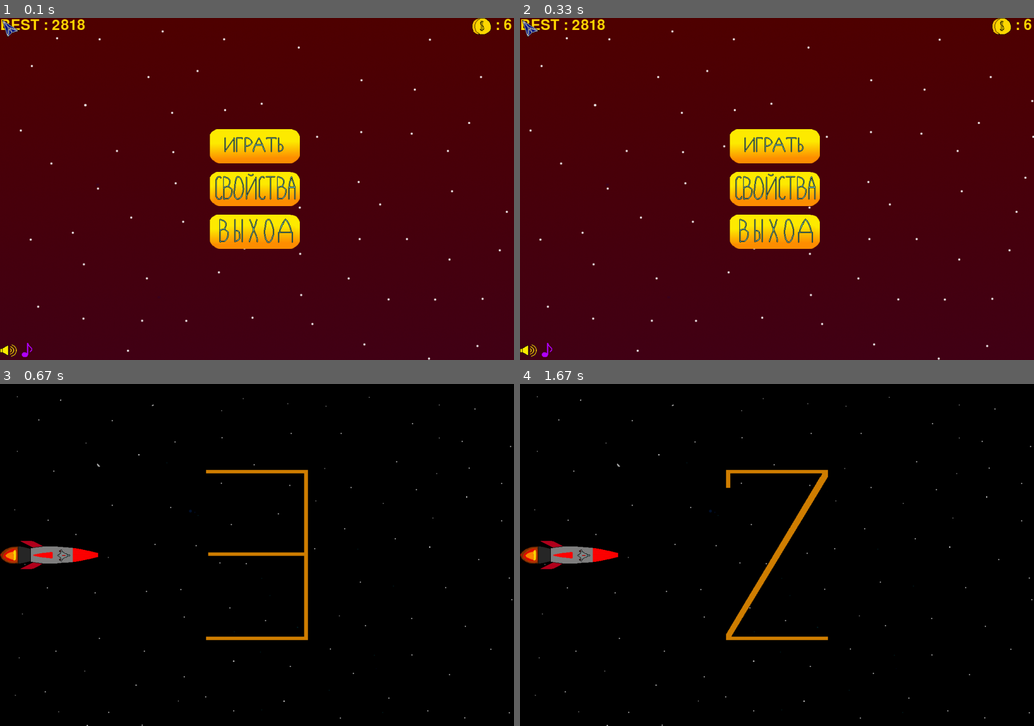
Above: before the commit, frames 1-4 (two rows, left to right).
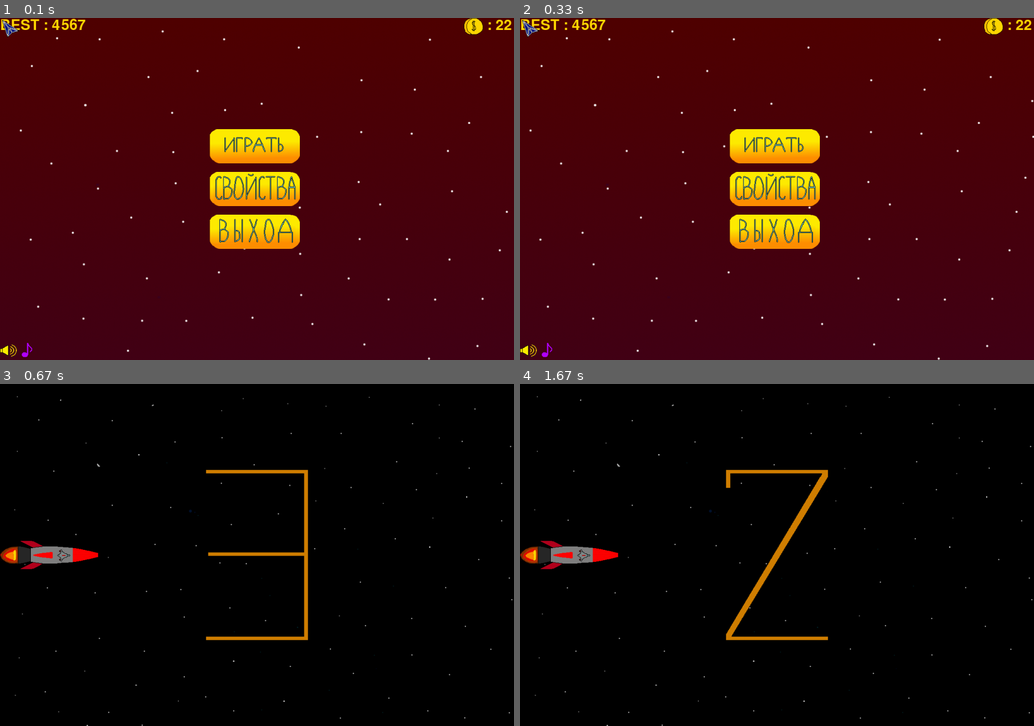
Above: after the commit, the same moments.

Repository: PismerovKir/YandexPygameProject
Game: pygame game, started from Тест прога.py
The game is run twice, just before and just after one commit, with the same random seed, the same clock (stepped at 60 frames per second) and the same inputs.
Inputs (mouse positions are in pixels of both pictures, inside the frame that each line leads up to):
- Up to frame 1 (0.1 s): no input
- Up to frame 2 (0.33 s): no input
- Up to frame 3 (0.67 s): click (257, 513) at 0.38 s
- Up to frame 4 (1.67 s): no input

The runs differ from the first frame. In frame 1, 0.4% of the frame differs, in the area x 10-100%, y 0-5%; in frame 2, 0.4%; in frame 3, nothing differs; in frame 4, nothing differs.

Commit message:
Половина комментов проги

Diff:
--- a/data/gamedata.txt
+++ b/data/gamedata.txt
@@ -1,5 +1,5 @@
-2818
-    6
+4567
+    22
     0
     2
     5
--- a/Тест прога.py
+++ b/Тест прога.py
@@ -1,9 +1,10 @@
+# Загрузка нужных библиотек
 import pygame
 import os
 import random
 
 pygame.init()
-
+# Список файлов, нужных для запуска программы
 files = ['alien.png', 'alienbang.wav', 'alienbang1.png', 'alienbang2.png', 'alienbang3.png', 'alienbang4.png',
          'alienbang5.png', 'alienpew.wav', 'body.png', 'ButtoContinue.png', 'ButtonContinue.png',
          'ButtonExit.png', 'ButtonGoBack.png', 'ButtonMenu.png', 'ButtonMusicOff.png', 'ButtonMusicOn.png',
@@ -20,6 +21,7 @@
 
 notfound = []
 OK = True
+#Попытка открыть все файлы, в случае неудчи игра не запуститься
 for elem in files:
     try:
         file = open(f'data/{elem}', 'r')
@@ -28,6 +30,7 @@
         notfound.append(elem)
 
 if OK:
+    #Глобальные переменные
     WIDTH = 1200
     HEIGHT = 800
     FPS = 100
@@ -42,6 +45,7 @@
     MUSIC = True
     SOUND = True
 
+    # Вспомогательные действия с окном, загрузка звуков и музыки
     pygame.mouse.set_visible(False)
 
     screen = pygame.display.set_mode((WIDTH, HEIGHT))
@@ -72,7 +76,7 @@
 
     meteorbangplayer = pygame.mixer.Sound('data/meteorbangplayer.wav')
 
-
+    # Функция для загрузки картинки
     def load_image(name, color_key=None):
         fullname = os.path.join('data', name)
         image = pygame.image.load(fullname)
@@ -89,12 +93,14 @@
     pygame.display.set_icon(load_image('minKorabl.png'))
 
 
+    # Класс космического корабля
     class SpaceShip(pygame.sprite.Sprite):
         def __init__(self):
             pygame.sprite.Sprite.__init__(self)
 
             global LEVEL_DMG, LEVEL_SPD, LEVEL_SPEED
 
+            # Загрузка всех его картинок для анимации
             self.imageRight1 = load_image('korablRight1.png')
             self.imageLeft1 = load_image('korablLeft1.png')
             self.image1 = load_image('korabl1.png')
@@ -106,6 +112,7 @@
             self.imageRight = self.imageRight1
             self.imageLeft = self.imageLeft1
 
+            # Счетчик для анимации
             self.counter = 0
 
             self.image.set_colorkey(BLACK)
@@ -113,13 +120,16 @@
             self.rect.x = 0
             self.rect.centery = HEIGHT / 2
 
+            # Характеристики корабля
             self.speed = 2 + LEVEL_SPD
             self.health = 5 + LEVEL_DUR
+            # Счетчик для стрельбы корабля
             self.prev_shot = 0
             self.mask = pygame.mask.from_surface(self.image)
 
+
         def update(self):
-
+            # Смена картинки корабля (10 раз в секунду)
             if SCORE % 10 == 0:
                 if self.counter % 2 == 0:
                     self.image = self.image2
@@ -131,8 +141,8 @@
                     self.imageRight = self.imageRight1
                 self.counter += 1
 
+            # Движение корабля
             k = pygame.key.get_pressed()
-
             if k[pygame.K_LEFT]:
                 self.image = self.imageLeft
                 self.rect.x -= self.speed
@@ -145,6 +155,7 @@
             if k[pygame.K_DOWN]:
                 self.rect.y += self.speed
 
+            # Стрельба корабля
             if k[pygame.K_SPACE]:
                 if SCORE - self.prev_shot > 60:
                     self.prev_shot = SCORE
@@ -154,6 +165,7 @@
                     if SOUND:
                         pew.play(0)
 
+            # Корабль может летать не везде
             if self.rect.right > WIDTH:
                 self.rect.right = WIDTH
             if self.rect.left < 0:
@@ -169,6 +181,7 @@
                 self.rect.bottom = HEIGHT
 
 
+    # Выстрелы игрока
     class LaserBulletLong(pygame.sprite.Sprite):
         def __init__(self, x, y):
             pygame.sprite.Sprite.__init__(self)
@@ -188,6 +201,7 @@
                 self.kill()
             self.rect.x += 10
 
+            # Поадание по врагу
             if pygame.sprite.spritecollideany(self, enemy):
                 touched = pygame.sprite.spritecollideany(self, enemy)
                 if pygame.sprite.collide_mask(self, touched):
@@ -197,6 +211,7 @@
                         meteorhit.play()
 
 
+    # Выстрелы врага
     class LaserBulletAlien(pygame.sprite.Sprite):
         def __init__(self, x, y):
             pygame.sprite.Sprite.__init__(self)
@@ -206,6 +221,7 @@
             self.rect = self.image.get_rect()
             self.rect.x = x
             self.rect.y = y
+            # Ускорение и увеличение урона со временем
             self.speed = 9 + SCORE // 1500
             if self.speed > 30:
                 self.speed = 30
@@ -215,6 +231,7 @@
             if self.rect.right < 0:
                 self.kill()
 
+            # Попадание по игроку
             if pygame.sprite.spritecollideany(self, Player):
                 touched = pygame.sprite.spritecollideany(self, Player)
                 if pygame.sprite.collide_mask(self, touched):
@@ -227,9 +244,11 @@
             self.rect.x -= self.speed
 
 
+    # Класс пришельца
     class Alien(pygame.sprite.Sprite):
         def __init__(self):
             pygame.sprite.Sprite.__init__(self)
+            # Загрузка картинки пришельца и его взрыва
             self.image = load_image('alien.png')
             self.rect = self.image.get_rect()
             self.bangimage1 = load_image('alienbang5.png')
@@ -239,6 +258,8 @@
             self.bangimage5 = load_image('alienbang1.png')
             self.rect.x = WIDTH - 1
             self.rect.y = random.randrange(50, HEIGHT - self.rect.height - 50)
+
+            # Ускорение пригельца со временем
             self.speedy = 1 + SCORE // 9000
             if SCORE > 18000:
                 self.speedy = 2
@@ -248,13 +269,16 @@
 
             self.health = 5 + SCORE // 3000
             self.mask = pygame.mask.from_surface(self.image)
+            # Счетчики для смерти и стрельбы
             self.deathCounter = -1
             self.prev_shot = 0
             self.bumpcounter = 0
+            self.monets = 2 + SCORE // 2500
 
         def update(self):
             global KILLEDALIENS, MONEYGET
 
+            # Загрузка картинок взрыва
             self.deathCounter -= 1
             if self.deathCounter == 32:
                 self.image = self.bangimage2
@@ -265,17 +289,20 @@
             if self.deathCounter == 8:
                 self.image = self.bangimage5
 
+            # Смерть Исчезнновение пришельца
             if self.deathCounter == 0:
                 KILLEDALIENS += 1
-                MONEYGET += 2 + SCORE // 2500
+                MONEYGET += self.monets
                 self.kill()
 
+            # Начало анимации смерти
             if self.health < 1 and self.deathCounter < 0:
                 if SOUND:
                     alienbang.play()
                 self.image = self.bangimage1
                 self.deathCounter = 40
 
+            # Пришелец стреляет
             if self.rect.centery in range(spaceship.rect.centery - 30,
                                           spaceship.rect.centery + 30) and SCORE - self.prev_shot > 75:
                 self.prev_shot = SCORE
@@ -285,6 +312,7 @@
                 if SOUND:
                     alienpew.play()
 
+            # Пришельцы летают влево вправо вверх вниз
             if self.rect.bottom < 0 or self.rect.top > HEIGHT:
                 self.speedy = - self.speedy
 
@@ -302,7 +330,8 @@
 
             if self.bumpcounter == 0:
                 self.speedy = - self.speedy
-
+            # Есть небольшая хаотичность движений
+            # Пришелец уворачивается от выстрелов игрока, попутно приближаясь к нему
             elif self.bumpcounter < 0:
                 if len(aliens) > 1:
                     movedmoved = False
@@ -391,15 +420,16 @@
     class Meteor(pygame.sprite.Sprite):
         def __init__(self):
             pygame.sprite.Sprite.__init__(self)
+            # Картинки метеора и его взрыв
             self.image = load_image(f'meteor{random.randint(1, 3)}.png')
             self.bangimage1 = load_image('meteorBang5.png')
             self.bangimage2 = load_image('meteorBang4.png')
             self.bangimage3 = load_image('meteorBang3.png')
             self.bangimage4 = load_image('meteorBang2.png')
             self.bangimage5 = load_image('meteorBang1.png')
-
             self.rect = self.image.get_rect()
             self.rect.x = WIDTH
+            # Случайное появление метеоров (Сверхк или снизу)
             if random.randint(1, 2) == 1:
                 self.rect.y = random.randrange(0, 400)
                 self.speedy = random.randint(0, 1)
@@ -407,30 +437,37 @@
                 self.rect.y = random.randrange(400, 800)
                 self.speedy = random.randint(-1, 0)
 
+            # Ускорение со временем
             if self.speedy:
                 if self.speedy < 0:
                     self.speedy -= SCORE // 2500
                 else:
                     self.speedy += SCORE // 2500
 
+            # Ограничение на вертикальную скорость
             if self.speedy > 5:
                 self.speedy = 5
             if self.speedy < -5:
                 self.speedy = -5
 
+            # Ускорение со временем
             self.rect.y = random.randrange(50, HEIGHT - self.rect.height - 50)
             self.speedx = 2 + SCORE // 2500
+            # Ограничение на горизонтальную скорость
             if self.speedx > 8:
                 self.speedx = 8
+
+            # Усиление со временем
             self.health = 3 + SCORE // 1500
-
             self.damage = 2 + SCORE // 1500
             self.mask = pygame.mask.from_surface(self.image)
+            # Счетчик анимации взрыва
             self.deathCounter = -1
 
         def update(self):
             global KILLEDMETEORS, MONEYGET
             self.deathCounter -= 1
+            # Анимация взрыва
             if self.deathCounter == 32:
                 self.image = self.bangimage2
             if self.deathCounter == 24:
@@ -440,6 +477,7 @@
             if self.deathCounter == 8:
                 self.image = self.bangimage5
 
+            # Движение
             self.rect.x -= self.speedx
             self.rect.y += self.speedy
 
@@ -447,13 +485,14 @@
                 KILLEDMETEORS += 1
                 MONEYGET += 1 + SCORE // 3000
                 self.kill()
-
+            # Начало анимации взрыва
             if self.health < 1 and self.deathCounter < 0:
                 if SOUND:
                     meteorbang.play()
                 self.image = self.bangimage1
                 self.deathCounter = 40
 
+            # Столкновение с игроком
             if pygame.sprite.collide_mask(self, spaceship) and self.deathCounter < 0:
                 spaceship.health -= self.damage
                 self.damage = 0
@@ -462,173 +501,30 @@
                 self.image = self.bangimage1
                 self.deathCounter = 40
 
+            # Вылет за экран = смерть
             if self.rect.right < 0:
                 self.kill()
 
-
+    # Класс кнопки
     class Button(pygame.sprite.Sprite):
         def __init__(self, name, x, y):
             pygame.sprite.Sprite.__init__(self)
+            # Все кнопки для удобства имеют схожие названия
             self.image = load_image(f'Button{name}.png')
             self.rect = self.image.get_rect()
             self.rect.x = x
             self.rect.y = y
 
-
+    # Картинка курсора загружается 1 раз
     cursor = load_image('cursor.png')
-
-
+    # Отображение курсора на месте мышки
     def ShowCursor():
         x, y = pygame.mouse.get_pos()
         if pygame.mouse.get_focused():
             screen.blit(cursor, (x, y))
 
 
-    def PauseGame():
-        global MUSIC, SOUND
-
-        alienpew.stop()
-        pew.stop()
-        PlayerHit.stop()
-        alienbang.stop()
-        meteorbang.stop()
-        meteorhit.stop()
-
-        backgr = screen.copy()
-        runningPause = True
-        ContinueButton = Button('Continue', 480, 300)
-        MenuButton = Button('Menu', 480, 400)
-
-        musicButton = Button('MusicOn', 45, HEIGHT - 40)
-        soundButton = Button('SoundOn', 0, HEIGHT - 40)
-
-        butts = pygame.sprite.Group()
-        butts.add(ContinueButton)
-        butts.add(MenuButton)
-
-        while runningPause:
-            clock.tick(FPS)
-
-            screen.fill(BLACK)
-            screen.blit(backgr, (0, 0))
-
-            if MUSIC:
-                musicButton.kill()
-                musicButton = Button('MusicOff', 45, HEIGHT - 40)
-                if not MusicPlayer.get_busy():
-                    MusicPlayer.play(-1)
-
-            else:
-                musicButton.kill()
-                musicButton = Button('MusicOn', 45, HEIGHT - 40)
-                MusicPlayer.stop()
-
-            if SOUND:
-                soundButton.kill()
-                soundButton = Button('SoundOff', 0, HEIGHT - 40)
-            else:
-                soundButton.kill()
-                soundButton = Button('SoundOn', 0, HEIGHT - 40)
-
-            butts.add(soundButton)
-            butts.add(musicButton)
-
-            butts.draw(screen)
-
-            ShowCursor()
-            pygame.display.flip()
-
-            for event in pygame.event.get():
-                if event.type == pygame.QUIT:
-                    runningPause = False
-                    return True
-                if event.type == pygame.KEYDOWN:
-                    if pygame.key.get_pressed()[pygame.K_ESCAPE]:
-                        return
-                if event.type == pygame.MOUSEBUTTONDOWN and event.button == 1:
-                    if ContinueButton.rect.collidepoint(event.pos):
-                        return
-
-                if event.type == pygame.MOUSEBUTTONDOWN and event.button == 1:
-                    if MenuButton.rect.collidepoint(event.pos):
-                        pygame.mixer.music.unpause()
-                        for elem in all_sprites:
-                            elem.kill()
-                        if StartGame():
-                            return True
-                if event.type == pygame.MOUSEBUTTONDOWN and event.button == 1:
-                    if musicButton.rect.collidepoint(event.pos):
-                        if MUSIC:
-                            MUSIC = False
-                        else:
-                            MUSIC = True
-                if event.type == pygame.MOUSEBUTTONDOWN and event.button == 1:
-                    if soundButton.rect.collidepoint(event.pos):
-                        if SOUND:
-                            SOUND = False
-                        else:
-                            SOUND = True
-
-
-    def EndGame():
-
-        global SCORE, PREV_BEST, MONEY, MONEYGET
-        font = pygame.font.Font(None, 50)
-        newBest = font.render(f"", True, (255, 216, 0))
-        money = font.render(f"Монет получено: {MONEYGET}", True, (255, 216, 0))
-        current = font.render(f"Счет: {SCORE}", True, (255, 216, 0))
-
-        if SCORE > PREV_BEST:
-            PREV_BEST = SCORE
-            newBest = font.render(f"Новый рекорд: {SCORE}!", True, (255, 216, 0))
-            current = font.render(f"", True, (255, 216, 0))
-
-        MONEY += MONEYGET
-        MONEYGET = 0
-
-        EndBackground = screen.copy()
-        runningEndGame = True
-
-        butts = pygame.sprite.Group()
-
-        MenuButton = Button('Menu', 480, 500)
-        MenuButton.rect.x = 600 - MenuButton.rect.width // 2
-        butts.add(MenuButton)
-        AgainButton = Button('Replay', 480, 400)
-        AgainButton.rect.x = 600 - AgainButton.rect.width // 2
-        butts.add(AgainButton)
-
-        while runningEndGame:
-            clock.tick(FPS)
-            screen.fill(BLACK)
-
-            screen.blit(EndBackground, (0, 0))
-
-            screen.blit(newBest, (600 - newBest.get_width() // 2, 300))
-            screen.blit(current, (600 - current.get_width() // 2, 300))
-            screen.blit(money, (600 - money.get_width() // 2, 350))
-
-            butts.draw(screen)
-
-            ShowCursor()
-            pygame.display.flip()
-
-            for event in pygame.event.get():
-                if event.type == pygame.QUIT:
-                    return True
-                if pygame.key.get_pressed()[pygame.K_ESCAPE]:
-                    if StartGame():
-                        return True
-                if event.type == pygame.MOUSEBUTTONDOWN and event.button == 1:
-                    if MenuButton.rect.collidepoint(event.pos):
-                        if StartGame():
-                            return True
-                if event.type == pygame.MOUSEBUTTONDOWN and event.button == 1:
-                    if AgainButton.rect.collidepoint(event.pos):
-                        if Game():
-                            return True
-
-
+    # Задний фон меню тоже загружается один раз
     Startbackground = load_image('StartMenuFon.png')
     Startbackground2 = load_image('StartMenuFon.png')
 
@@ -636,13 +532,14 @@
     Startbackground_rect2 = Startbackground.get_rect()
     Startbackground_rect2.x = 1500
 
-
+    # Движение фона в меню вынесено в отдельную функцию для единства фона в главном меню и меню улечшений
     def ShowStartBackground():
         Startbackground_rect.x -= 1
         Startbackground_rect2.x -= 1
 
         screen.blit(Startbackground, Startbackground_rect)
         screen.blit(Startbackground2, Startbackground_rect2)
+        # Люблю пельмени
 
         if Startbackground_rect.right == 0:
             Startbackground_rect.x = 1500
@@ -1063,6 +960,152 @@
             pygame.display.flip()
 
 
+    def PauseGame():
+        global MUSIC, SOUND
+
+        alienpew.stop()
+        pew.stop()
+        PlayerHit.stop()
+        alienbang.stop()
+        meteorbang.stop()
+        meteorhit.stop()
+
+        backgr = screen.copy()
+        runningPause = True
+        ContinueButton = Button('Continue', 480, 300)
+        MenuButton = Button('Menu', 480, 400)
+
+        musicButton = Button('MusicOn', 45, HEIGHT - 40)
+        soundButton = Button('SoundOn', 0, HEIGHT - 40)
+
+        butts = pygame.sprite.Group()
+        butts.add(ContinueButton)
+        butts.add(MenuButton)
+
+        while runningPause:
+            clock.tick(FPS)
+
+            screen.fill(BLACK)
+            screen.blit(backgr, (0, 0))
+
+            if MUSIC:
+                musicButton.kill()
+                musicButton = Button('MusicOff', 45, HEIGHT - 40)
+                if not MusicPlayer.get_busy():
+                    MusicPlayer.play(-1)
+
+            else:
+                musicButton.kill()
+                musicButton = Button('MusicOn', 45, HEIGHT - 40)
+                MusicPlayer.stop()
+
+            if SOUND:
+                soundButton.kill()
+                soundButton = Button('SoundOff', 0, HEIGHT - 40)
+            else:
+                soundButton.kill()
+                soundButton = Button('SoundOn', 0, HEIGHT - 40)
+
+            butts.add(soundButton)
+            butts.add(musicButton)
+
+            butts.draw(screen)
+
+            ShowCursor()
+            pygame.display.flip()
+
+            for event in pygame.event.get():
+                if event.type == pygame.QUIT:
+                    runningPause = False
+                    return True
+                if event.type == pygame.KEYDOWN:
+                    if pygame.key.get_pressed()[pygame.K_ESCAPE]:
+                        return
+                if event.type == pygame.MOUSEBUTTONDOWN and event.button == 1:
+                    if ContinueButton.rect.collidepoint(event.pos):
+                        return
+
+                if event.type == pygame.MOUSEBUTTONDOWN and event.button == 1:
+                    if MenuButton.rect.collidepoint(event.pos):
+                        pygame.mixer.music.unpause()
+                        for elem in all_sprites:
+                            elem.kill()
+                        if StartGame():
+                            return True
+                if event.type == pygame.MOUSEBUTTONDOWN and event.button == 1:
+                    if musicButton.rect.collidepoint(event.pos):
+                        if MUSIC:
+                            MUSIC = False
+                        else:
+                            MUSIC = True
+                if event.type == pygame.MOUSEBUTTONDOWN and event.button == 1:
+                    if soundButton.rect.collidepoint(event.pos):
+                        if SOUND:
+                            SOUND = False
+                        else:
+                            SOUND = True
+
+
+    def EndGame():
+
+        global SCORE, PREV_BEST, MONEY, MONEYGET
+        font = pygame.font.Font(None, 50)
+        newBest = font.render(f"", True, (255, 216, 0))
+        money = font.render(f"Монет получено: {MONEYGET}", True, (255, 216, 0))
+        current = font.render(f"Счет: {SCORE}", True, (255, 216, 0))
+
+        if SCORE > PREV_BEST:
+            PREV_BEST = SCORE
+            newBest = font.render(f"Новый рекорд: {SCORE}!", True, (255, 216, 0))
+            current = font.render(f"", True, (255, 216, 0))
+
+        MONEY += MONEYGET
+        MONEYGET = 0
+
+        EndBackground = screen.copy()
+        runningEndGame = True
+
+        butts = pygame.sprite.Group()
+
+        MenuButton = Button('Menu', 480, 500)
+        MenuButton.rect.x = 600 - MenuButton.rect.width // 2
+        butts.add(MenuButton)
+        AgainButton = Button('Replay', 480, 400)
+        AgainButton.rect.x = 600 - AgainButton.rect.width // 2
+        butts.add(AgainButton)
+
+        while runningEndGame:
+            clock.tick(FPS)
+            screen.fill(BLACK)
+
+            screen.blit(EndBackground, (0, 0))
+
+            screen.blit(newBest, (600 - newBest.get_width() // 2, 300))
+            screen.blit(current, (600 - current.get_width() // 2, 300))
+            screen.blit(money, (600 - money.get_width() // 2, 350))
+
+            butts.draw(screen)
+
+            ShowCursor()
+            pygame.display.flip()
+
+            for event in pygame.event.get():
+                if event.type == pygame.QUIT:
+                    return True
+                if pygame.key.get_pressed()[pygame.K_ESCAPE]:
+                    if StartGame():
+                        return True
+                if event.type == pygame.MOUSEBUTTONDOWN and event.button == 1:
+                    if MenuButton.rect.collidepoint(event.pos):
+                        if StartGame():
+                            return True
+                if event.type == pygame.MOUSEBUTTONDOWN and event.button == 1:
+                    if AgainButton.rect.collidepoint(event.pos):
+                        if Game():
+                            return True
+
+
+
     #######################################################################################################################
     # Начало работы программы
     #######################################################################################################################
@@ -1123,6 +1166,7 @@
     pygame.quit()
 
 else:
+    # Если некоторых файлов не хватает, то появится окошко со списком недостающих файлов
     screen = pygame.display.set_mode((1200, 800))
     screen.fill((0, 0, 0))
     pygame.display.set_caption('Нехватка данных')
@@ -1134,6 +1178,3 @@
     while pygame.event.wait().type != pygame.QUIT:
         pass
     pygame.quit()
-    # Коммит чиним Вадима
-    #хз зачем нам разделение работы за день до дедлайна
-    # Работаем в этой ветке товарищи
